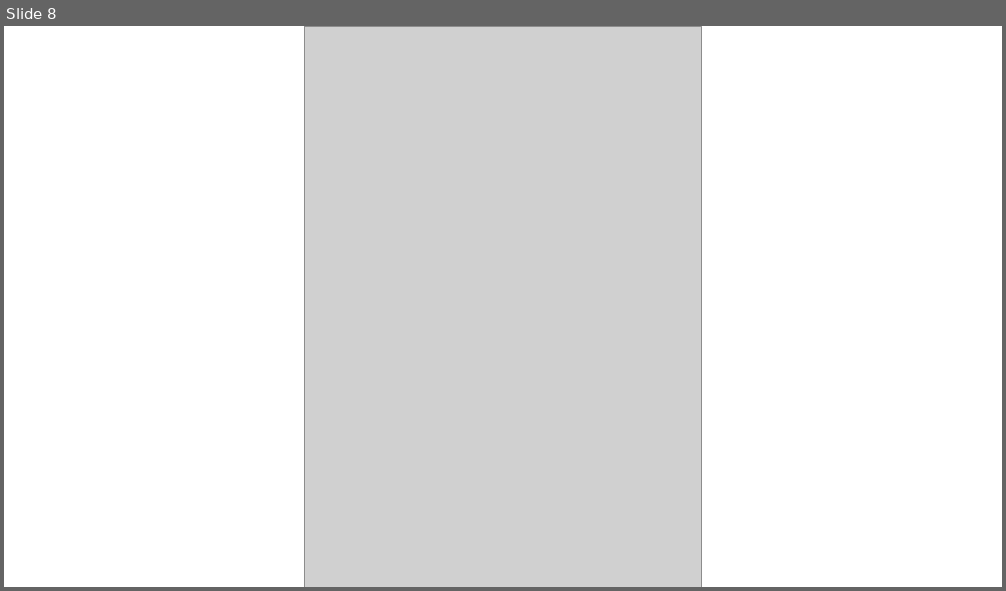
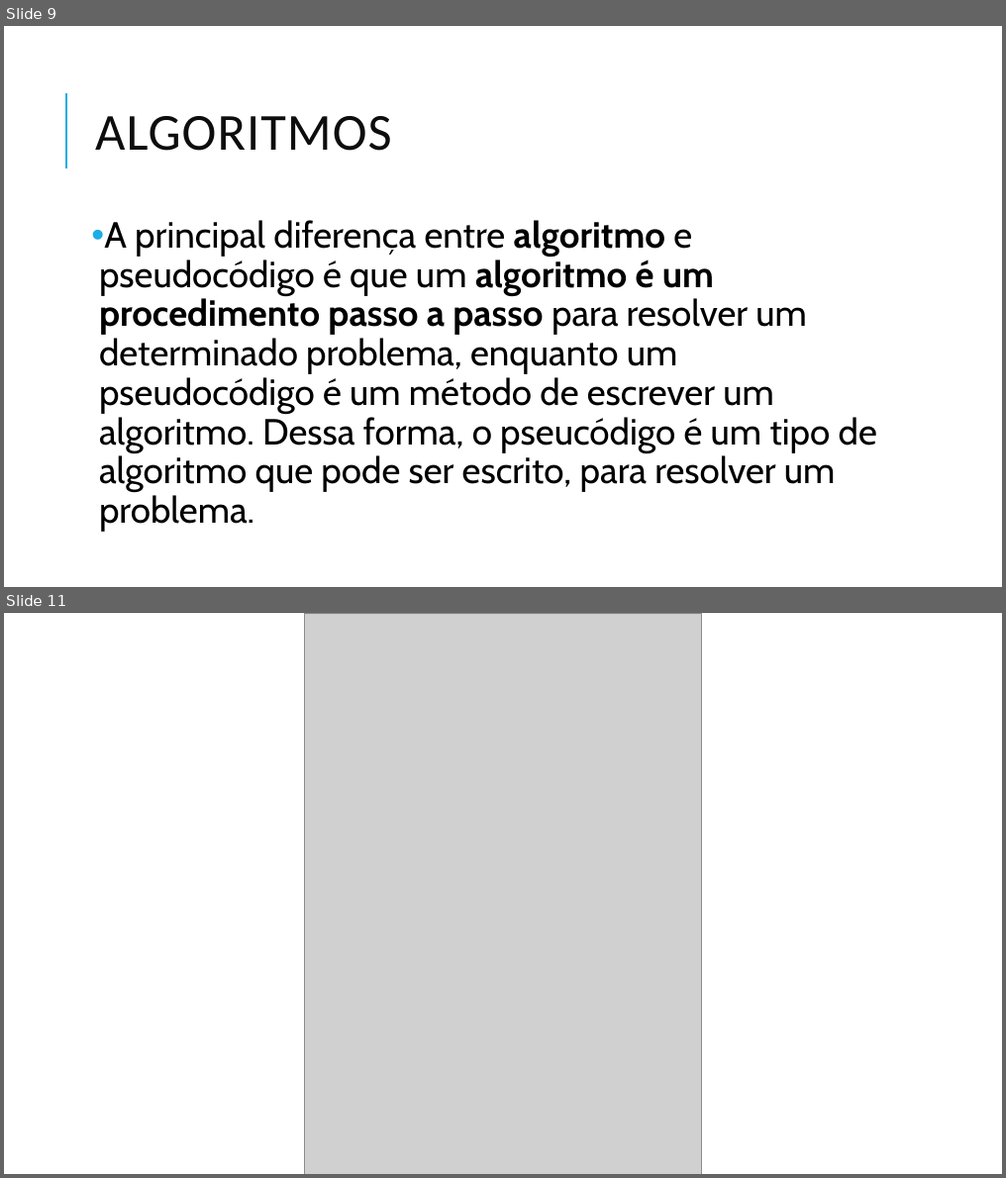
Before and after one commit to danhpaiva/una-teach-mca-202602, a slide deck: slide/teorica/01/01.raciocinio_logico_alg.pptx. Shown one above the other, each under a label of ours: slide 8 before the commit, slides 9 and 11 after it; the slides between them are not shown. The pictures are 1006x591 and 1006x1178 pixels, drawn with LibreOffice and Linux fonts; fonts in the diff are those of the drawing; grey boxes stand for pictures. Boxes give left, top, right and bottom in pixels: in the first picture for what was removed or moved away, otherwise in the second. Text is boxed around its words. In the diff, an @@ line names an element or a change of style, - is before the commit and + after.

```diff
--- a/slide/teorica/01/01.raciocinio_logico_alg.pptx
+++ b/slide/teorica/01/01.raciocinio_logico_alg.pptx
@@ slide 9 added at [4,26,1002,587], background #FFFFFF @@
@@ line added from (66, 169) to (66, 93), #1CADE4 1.5 pt @@
@@ title added at [95,116,391,151], 50 pt, text #0D0D0D @@
+ALGORITMOS
@@ text added at [99,220,877,532], 35 pt, text #000000 @@
+• A principal diferença entre algoritmo e pseudocódigo é que um algoritmo é um procedimento passo a passo para resolver um determinado problema, enquanto um pseudocódigo é um método de escrever um algoritmo. Dessa forma, o pseucódigo é um tipo de algoritmo que pode ser escrito, para resolver um problema.
@@ what was slide 8 is now slide 11 @@
```
Also in this commit, not shown: 4 slides changed, 2 other slides added, 1 other file.
